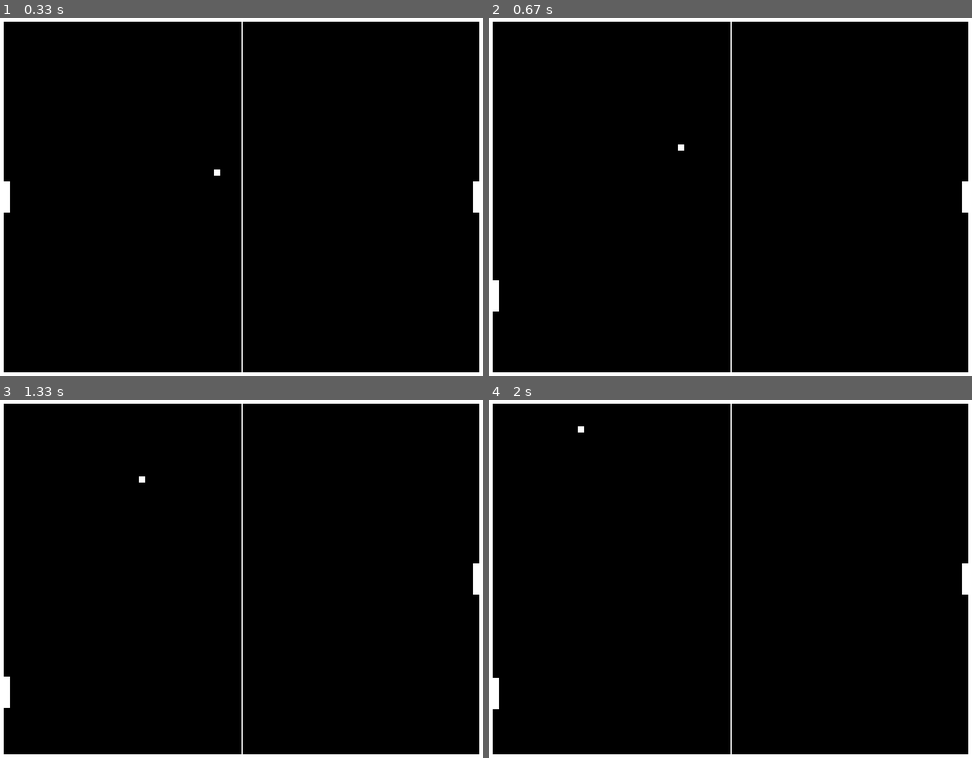
Above: before the commit, frames 1-4 (two rows, left to right).
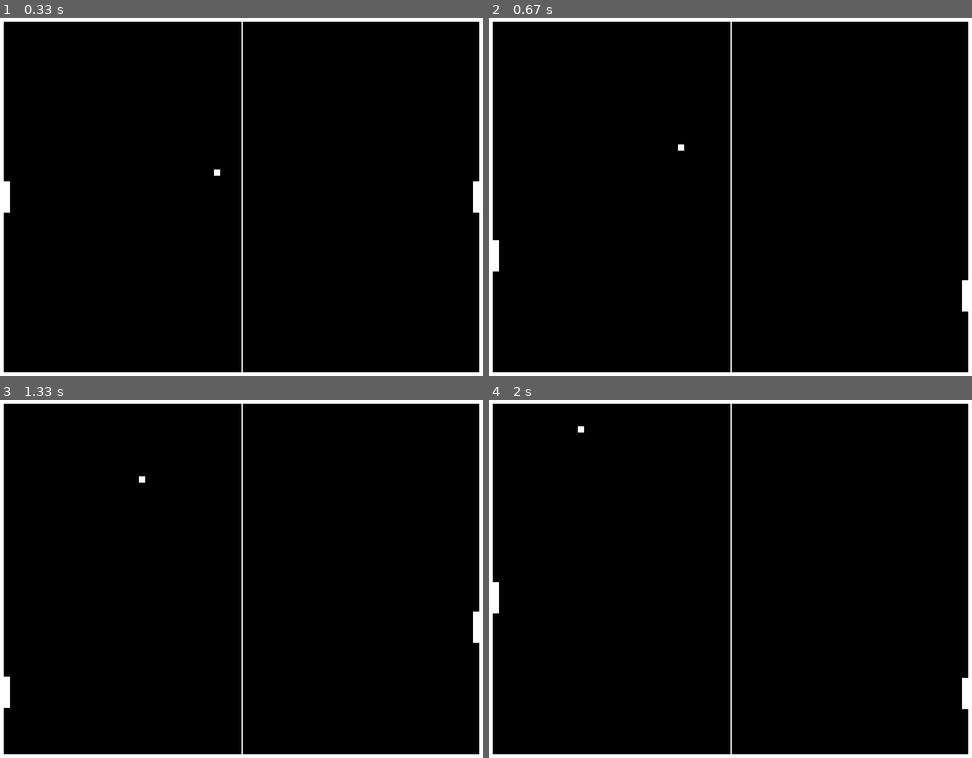
Above: after the commit, the same moments.

Repository: taohansens/Infnet
Game: pygame game, started from Bloco I/Fundamentos do Desenvolvimento Python/TP_03/Q17.py
The game is run twice, just before and just after one commit, with the same random seed, the same clock (stepped at 60 frames per second) and the same inputs.
Inputs (mouse positions are in pixels of both pictures, inside the frame that each line leads up to):
- Up to frame 1 (0.33 s): no input
- Up to frame 2 (0.67 s): press the mouse at (609, 200) at 0.37 s; move the mouse to (696, 239) at 0.47 s; release the mouse at (778, 279) at 0.6 s
- Up to frame 3 (1.33 s): press the mouse at (120, 582) at 0.7 s; move the mouse to (212, 596) at 0.8 s; release the mouse at (299, 611) at 0.93 s; press the mouse at (120, 582) at 1.03 s; move the mouse to (169, 629) at 1.13 s; release the mouse at (217, 675) at 1.27 s
- Up to frame 4 (2 s): press the mouse at (609, 582) at 1.37 s; move the mouse to (735, 611) at 1.47 s; release the mouse at (860, 636) at 1.6 s; press the mouse at (609, 582) at 1.7 s; move the mouse to (759, 629) at 1.8 s; release the mouse at (904, 679) at 1.93 s

Frame 1 is identical in both runs. In frame 2, 0.5% of the frame differs, in the area x 0-100%, y 45-82%; in frame 3, 0.2%; in frame 4, 0.5%.

Commit message:
Controle de paletas, com um jogador, dois jogadores e dois bots

Diff:
--- a/Bloco I/Fundamentos do Desenvolvimento Python/TP_03/Q17.py
+++ b/Bloco I/Fundamentos do Desenvolvimento Python/TP_03/Q17.py
@@ -6,9 +6,15 @@
 import pygame, sys
 from pygame.locals import *
 
+# Provável Menu
+# SE jogador == 0, será bot x bot.
+# SE jogador == 1, será player x bot.
+# SE jogador == 2, player x player.
+JOGADOR = 2
+
 # CONSTANTES
 # FPS
-FPS = 120
+FPS = 300
 
 # DISPLAY
 LARGURA_TELA = 800
@@ -87,6 +93,28 @@
     return paleta2
 
 
+
+def paleta_double_bot(bola, bolaDirX, paleta1, paleta2):
+    # Movimentar a paleta quando a bola vem em direção da paleta
+    if bolaDirX == 1:
+        if paleta2.centery < bola.centery:
+            paleta2.y += 1
+        else:
+            paleta2.y -= 1
+    if bolaDirX == -1:
+        if paleta1.centery < bola.centery:
+            paleta1.y += 1
+        else:
+            paleta1.y -= 1
+    return paleta1, paleta2
+
+
+# Verifica se um jogador fez ponto e retorna o novo valor do placar
+def verifica_placar(paleta1, bola, placar, bolaDirX):
+    if bola.left == LARGURA_LINHA:
+        return 0
+
+
 def main():
     pygame.init()
     global DISPLAYSURF
@@ -102,6 +130,10 @@
     bolaY = ALTURA_TELA // 2 - LARGURA_LINHA // 2
     jogadorUm_posicao = (ALTURA_TELA - PALETA_TAMANHO) // 2
     jogadorDois_posicao = (ALTURA_TELA - PALETA_TAMANHO) // 2
+
+    # Placar
+    placar_player = 0
+    placar_bot = 0
 
     # Altera posição da bola
     bolaDirX = -1
@@ -126,10 +158,19 @@
                 pygame.display.quit()
                 pygame.quit()
                 sys.exit()
-            elif event.type == MOUSEMOTION:
-                pygame.mouse.set_visible(0)
-                mouseX, mouseY = event.pos
-                paleta1.y = mouseY
+            elif JOGADOR == 1 or JOGADOR == 2:
+                if event.type == MOUSEMOTION:
+                    mouseX, mouseY = event.pos
+                    # Se apenas um jogador, controlará a paleta esquerda;
+                    if JOGADOR == 1:
+                        paleta1.y = mouseY
+                    # Controlar as duas paletas, a depender da posição do mouse na mesa.
+                    # Se estiver mais para esquerda, controlará a paleta esquerda, se não, a paleta direita.
+                    if JOGADOR == 2:
+                        if mouseX < LARGURA_TELA/2:
+                            paleta1.y = mouseY
+                        if mouseX > LARGURA_TELA / 2:
+                            paleta2.y = mouseY
 
         desenha_arena()
         desenha_paleta(paleta1)
@@ -137,9 +178,12 @@
         desenha_bola(bola)
         bola = movimento_bola(bola, bolaDirX, bolaDirY)
         bolaDirX, bolaDirY = verifica_colisao(bola, bolaDirX, bolaDirY)
-        paleta2 = paleta_bot(bola, bolaDirX, paleta2)
         bolaDirX = bolaDirX * verifica_colisao_paletas(bola, paleta1, paleta2, bolaDirX)
 
+        if JOGADOR == 0:
+            paleta1, paleta2 = paleta_double_bot(bola, bolaDirX, paleta1, paleta2)
+        if JOGADOR == 1:
+            paleta2 = paleta_bot(bola, bolaDirX, paleta2)
         pygame.display.update()
         FPSCLOCK.tick(FPS)
 
